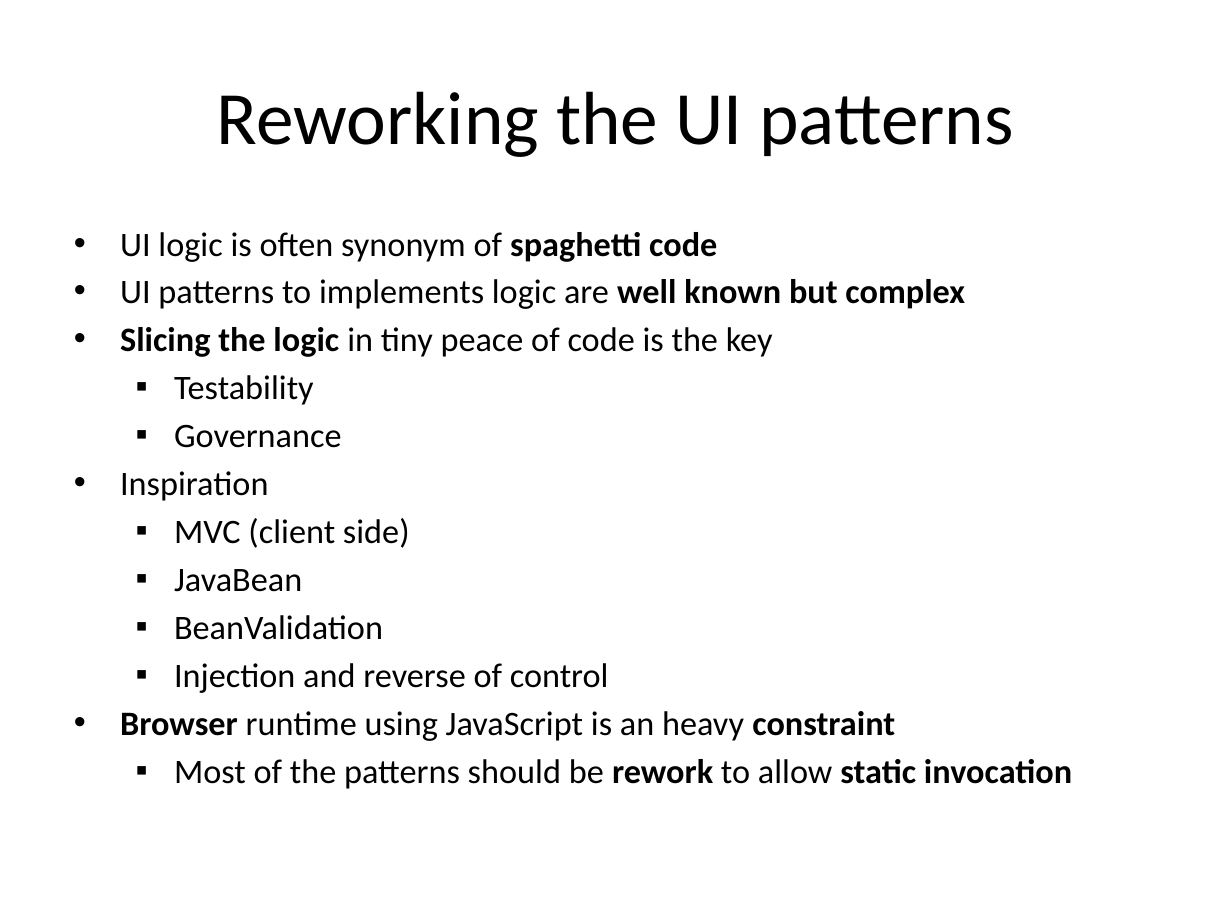
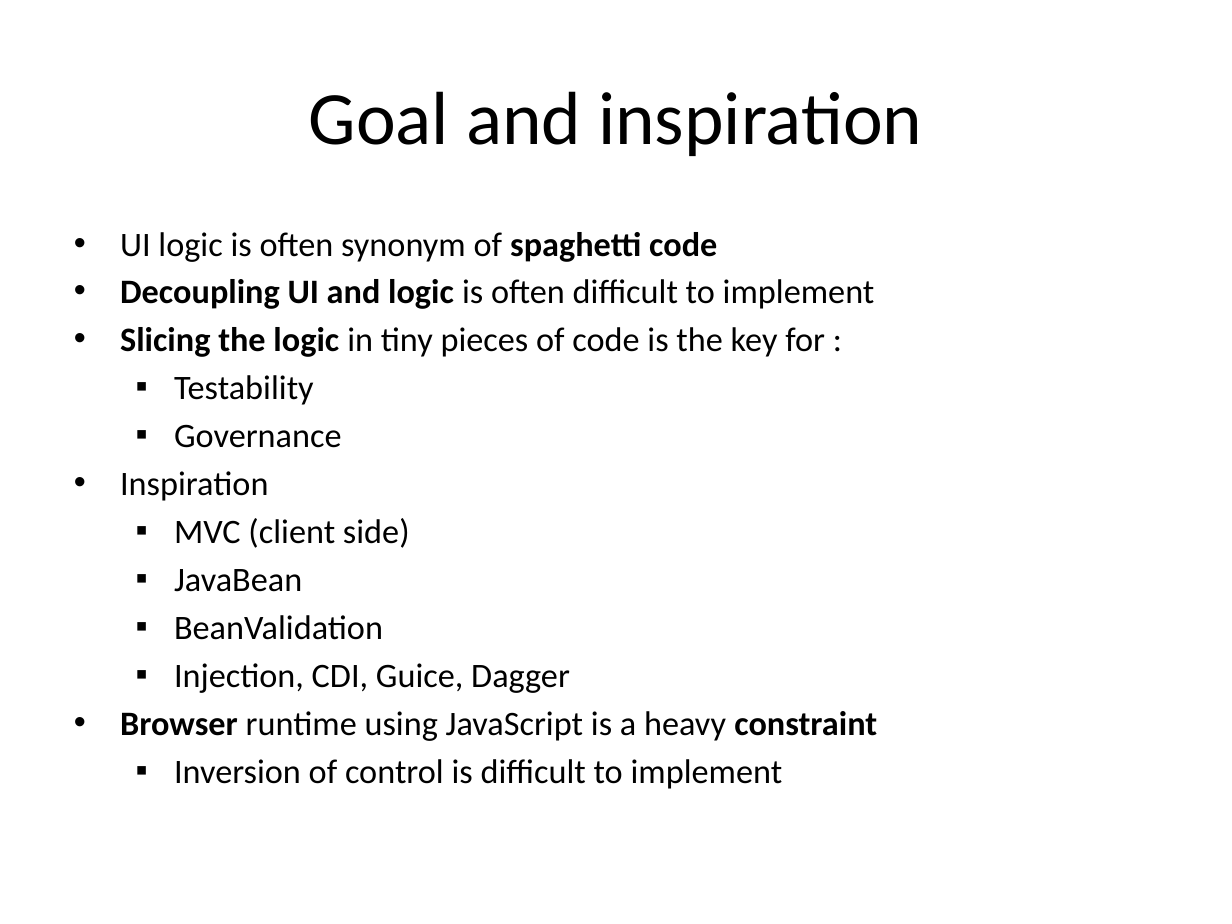
Before and after one commit to lesfurets/mdl4ui, a slide deck: slide 39 of mdl4ui-docs/mdl4ui_cg2013.pptx (slide 37 before the commit). Drawn at 1232x924 pixels with LibreOffice and Linux fonts; fonts in the diff are those of the drawing. Boxes give left, top, right and bottom in pixels: in the first picture for what was removed or moved away, otherwise in the second. Text is boxed around its words. In the diff, an @@ line names an element or a change of style, - is before the commit and + after.

Commit message:
fixed a few typo
added chapters

```diff
--- a/mdl4ui-docs/mdl4ui_cg2013.pptx
+++ b/mdl4ui-docs/mdl4ui_cg2013.pptx
@@ title at (x1=309, y1=91, x2=922, y2=156): text changed @@
-Reworking the UI patterns
+Goal and inspiration
@@ text at (x1=120, y1=279, x2=875, y2=357): text changed @@
-• UI patterns to implements logic are well known but complex
-• Slicing the logic in tiny peace of code is the key
+• Decoupling UI and logic is often difficult to implement
+• Slicing the logic in tiny pieces of code is the key for :
@@ text at (x1=120, y1=663, x2=877, y2=789): text changed @@
-  ▪ Injection and reverse of control
-• Browser runtime using JavaScript is an heavy constraint
-  ▪ Most of the patterns should be rework to allow static invocation
+  ▪ Injection, CDI, Guice, Dagger
+• Browser runtime using JavaScript is a heavy constraint
+  ▪ Inversion of control is difficult to implement
```
Also in this commit, not shown: 14 other slides changed, 7 slides added, 1 slide removed.
